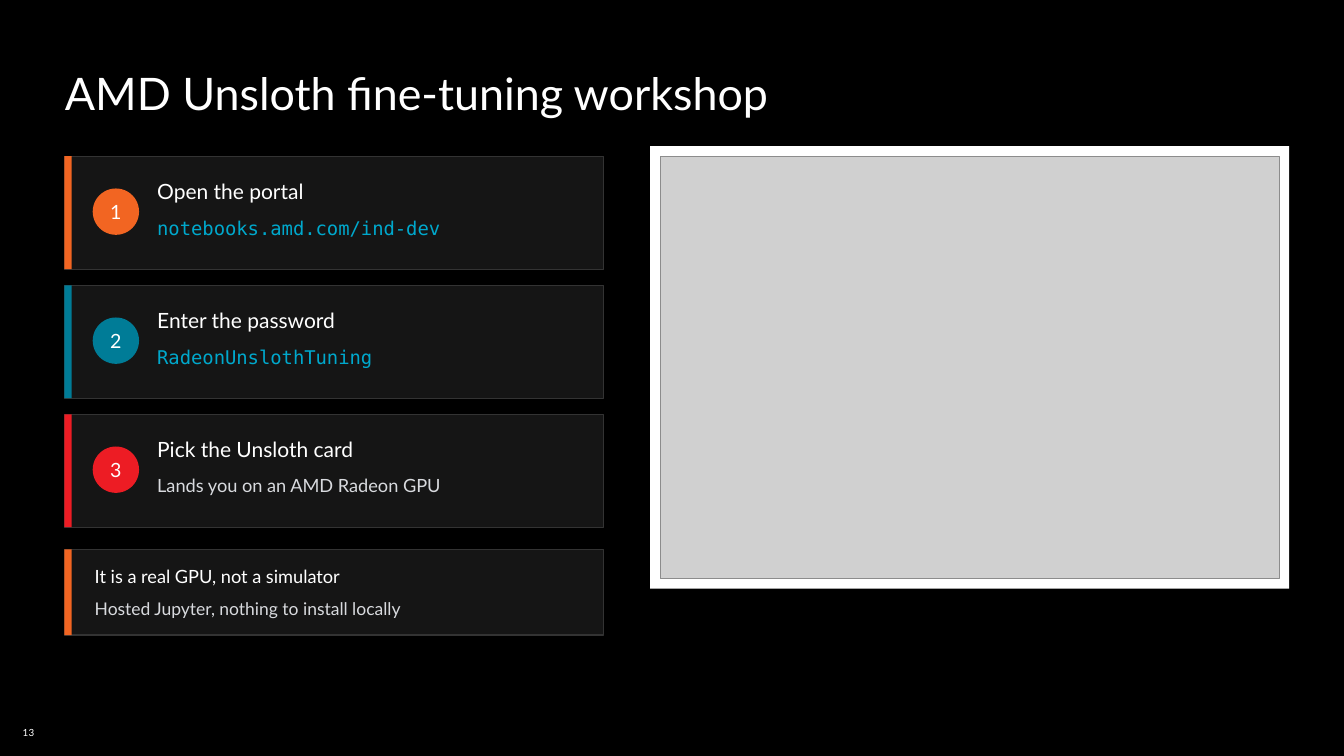
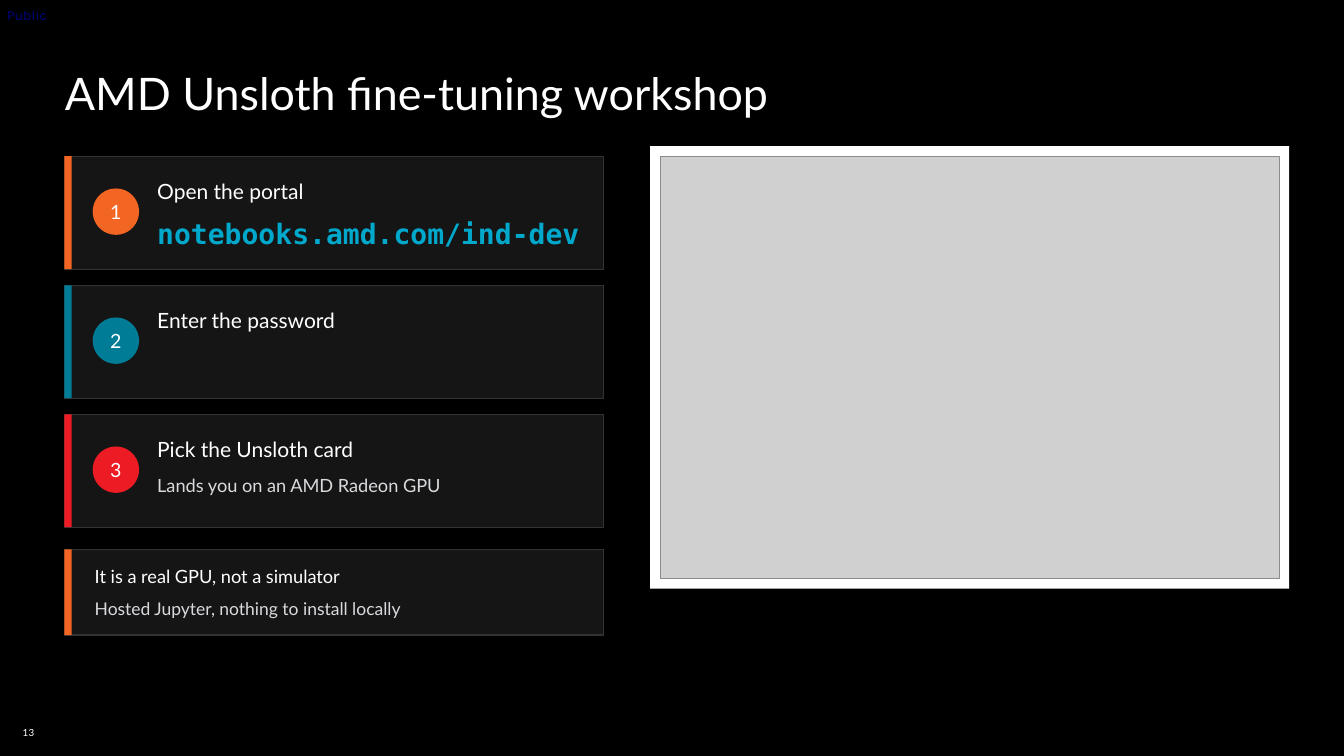
Before and after one commit to mkbhanda/Unsloth-RL-Workshop-on-Radeon, a slide deck: slide 13 of docs/AMD-Unsloth-GRPO-Fine-tuning1.pptx. Drawn at 1344x756 pixels with LibreOffice and Linux fonts; fonts in the diff are those of the drawing; grey boxes stand for pictures; background and template pictures are left out. Boxes give left, top, right and bottom in pixels: in the first picture for what was removed or moved away, otherwise in the second. Text is boxed around its words. In the diff, an @@ line names an element or a change of style, - is before the commit and + after.

```diff
--- a/docs/AMD-Unsloth-GRPO-Fine-tuning1.pptx
+++ b/docs/AMD-Unsloth-GRPO-Fine-tuning1.pptx
@@ text added at box(7, 11, 47, 20), 10 pt, text #0000FF at 50% opacity @@
+Public
@@ text "notebooks.amd.com/ind-dev" at box(157, 222, 579, 247): size 13.5 to 20 pt, bold on @@
@@ text removed at box(157, 349, 372, 368) @@
-RadeonUnslothTuning
```
Also in this commit, not shown: 14 other slides changed, 1 other file.
